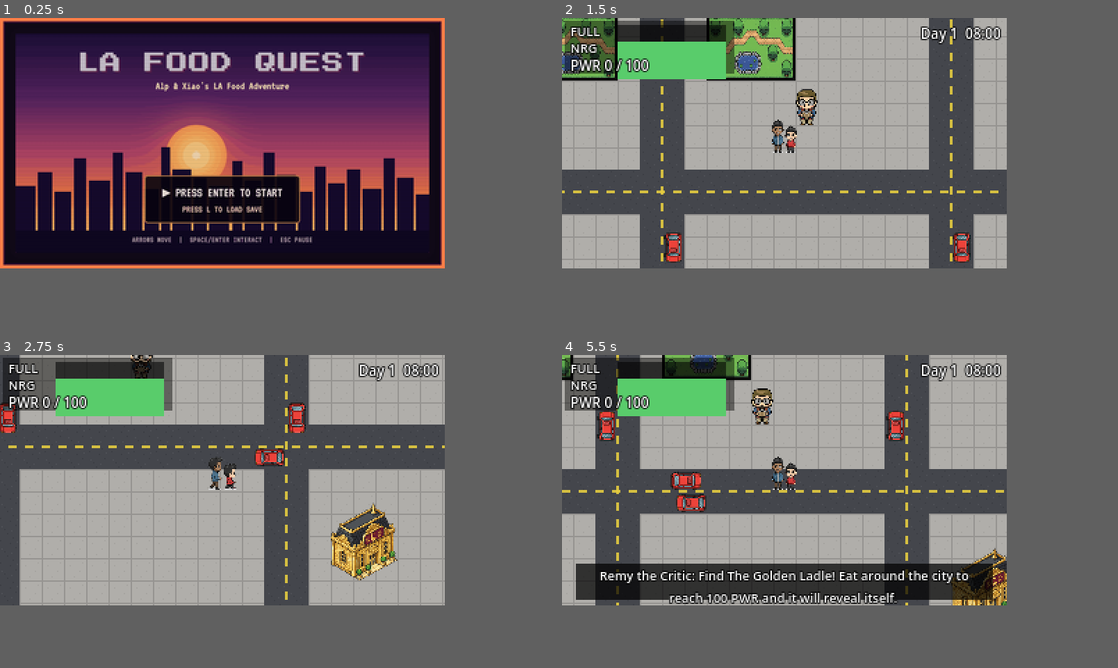
Above: before the commit, frames 1-4 (two rows, left to right).
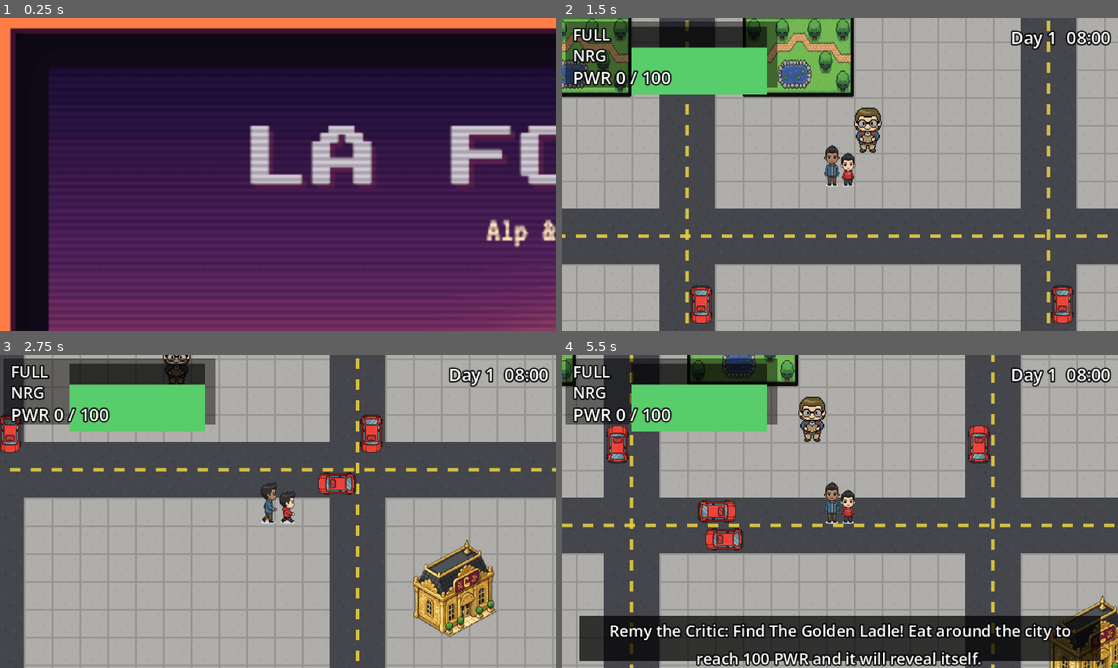
Above: after the commit, the same moments.

Repository: alexselig/la-food-quest
Game: Godot game, scene res://scenes/title.tscn
Same seed, same stepped clock (60 frames per second), same inputs: the game is played once before the commit and once after it.
Inputs:
- Up to frame 1 (0.25 s): no input
- Up to frame 2 (1.5 s): tap Enter (ui_accept) at 0.5, 1.35 s; hold Right (ui_right) 0.53-1.28 s; hold Enter (ui_accept) 0.53-1.28 s; tap Q at 0.6 s; hold Down (ui_down) from 1.28 s (still down)
- Up to frame 3 (2.75 s): tap Enter (ui_accept) at 1.52, 1.82 s; tap Q at 1.55, 2.1 s; release Down (ui_down) at 2.03 s; hold Right (ui_right) from 2.03 s (still down); hold Enter (ui_accept) from 2.03 s (still down)
- Up to frame 4 (5.5 s): release Right (ui_right) at 2.78 s; release Enter (ui_accept) at 2.78 s; hold Up (ui_up) 2.78-3.53 s; tap L at 2.85 s; tap Enter (ui_accept) at 3.02, 3.32, 4.35, 4.52, 4.82 s; tap Q at 3.05, 3.6, 4.55, 5.1 s; hold Enter (ui_accept) 3.53-4.28 s; hold Left (ui_left) 3.53-5.03 s; hold Down (ui_down) from 5.03 s (still down); hold Enter (ui_accept) from 5.03 s (still down)
In our replay, the window is 640x360 before the commit and 800x450 after it. These sizes can differ from the game's own. Grey fills any space a smaller window leaves; there, only what the larger window draws over its background counts as a difference.

The runs differ from the first frame. In frame 1, 77% of the frame differs, in the area x 0-100%, y 0-100%; in frame 2, 57%; in frame 3, 45%; in frame 4, 65%.

Commit message:
Higher-res rendering: canvas_items stretch (crisp fonts/UI at native res) + full-res title art + larger resizable window
Co-authored-by: Copilot <223556219+Copilot@users.noreply.github.com>

Diff:
--- a/project.godot
+++ b/project.godot
@@ -12,9 +12,10 @@
 [display]
 window/size/viewport_width=320
 window/size/viewport_height=180
-window/size/window_width_override=1280
-window/size/window_height_override=720
-window/stretch/mode="viewport"
+window/size/window_width_override=1440
+window/size/window_height_override=810
+window/size/resizable=true
+window/stretch/mode="canvas_items"
 window/stretch/aspect="keep"
 
 [rendering]
--- a/scripts/intro.gd
+++ b/scripts/intro.gd
@@ -16,7 +16,7 @@
         tr.size = Vector2(320, 104)
         tr.expand_mode = TextureRect.EXPAND_IGNORE_SIZE
         tr.stretch_mode = TextureRect.STRETCH_KEEP_ASPECT_COVERED
-        tr.texture_filter = CanvasItem.TEXTURE_FILTER_NEAREST
+        tr.texture_filter = CanvasItem.TEXTURE_FILTER_LINEAR
         tr.clip_contents = true
         add_child(tr)
 
--- a/scripts/title.gd
+++ b/scripts/title.gd
@@ -20,7 +20,7 @@
         tr.size = VIEW
         tr.expand_mode = TextureRect.EXPAND_IGNORE_SIZE
         tr.stretch_mode = TextureRect.STRETCH_KEEP_ASPECT_COVERED
-        tr.texture_filter = CanvasItem.TEXTURE_FILTER_NEAREST
+        tr.texture_filter = CanvasItem.TEXTURE_FILTER_LINEAR
         add_child(tr)
     else:
         var l := Label.new()
Binary file changed: assets/ui/title.png
